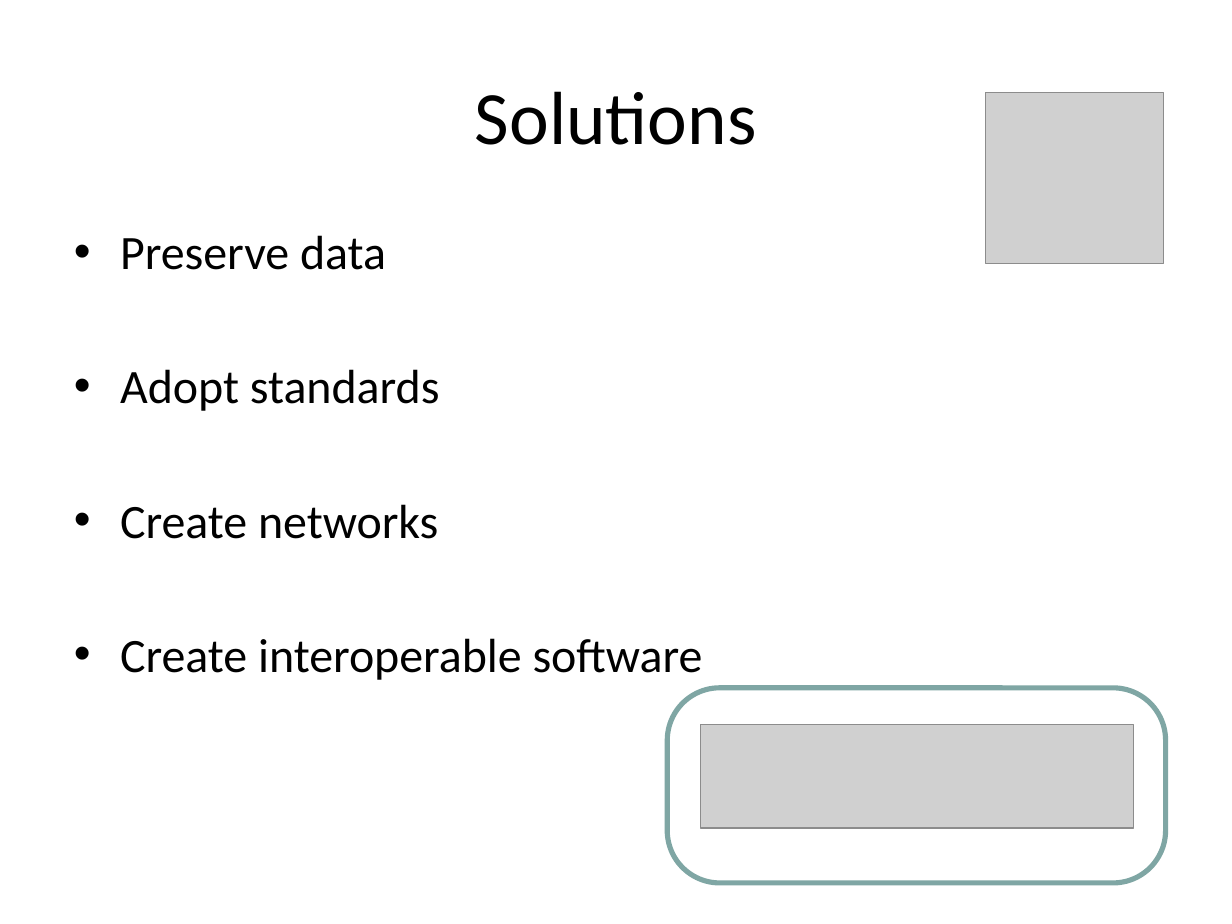
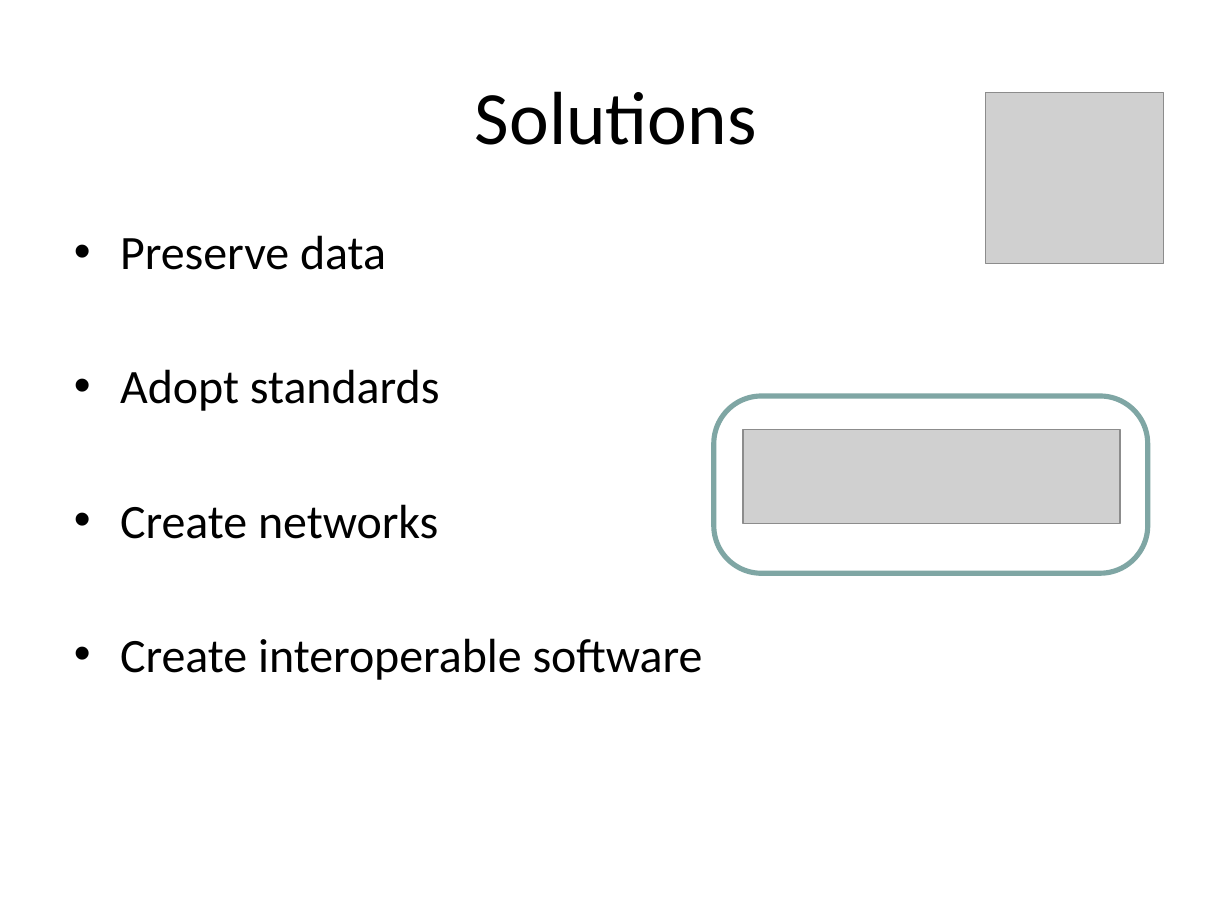
Before and after one commit to NCEAS/oss-2014, a slide deck: slide 19 of day-03/DataMgmnt_v0.pptx (slide 15 before the commit). Drawn at 1232x924 pixels with LibreOffice and Linux fonts; fonts in the diff are those of the drawing; grey boxes stand for pictures. Boxes give left, top, right and bottom in pixels: in the first picture for what was removed or moved away, otherwise in the second. Text is boxed around its words. In the diff, an @@ line names an element or a change of style, - is before the commit and + after.

```diff
--- a/day-03/DataMgmnt_v0.pptx
+++ b/day-03/DataMgmnt_v0.pptx
@@ rounded rectangle: place and size @@
-rounded rectangle at <box>668,687,1165,882</box>
+rounded rectangle at <box>713,395,1147,573</box>
@@ picture added at <box>743,430,1120,524</box> @@
@@ picture removed at <box>701,724,1135,828</box> @@
```
Also in this commit, not shown: 9 other slides changed, 8 slides added, 1 slide removed.
